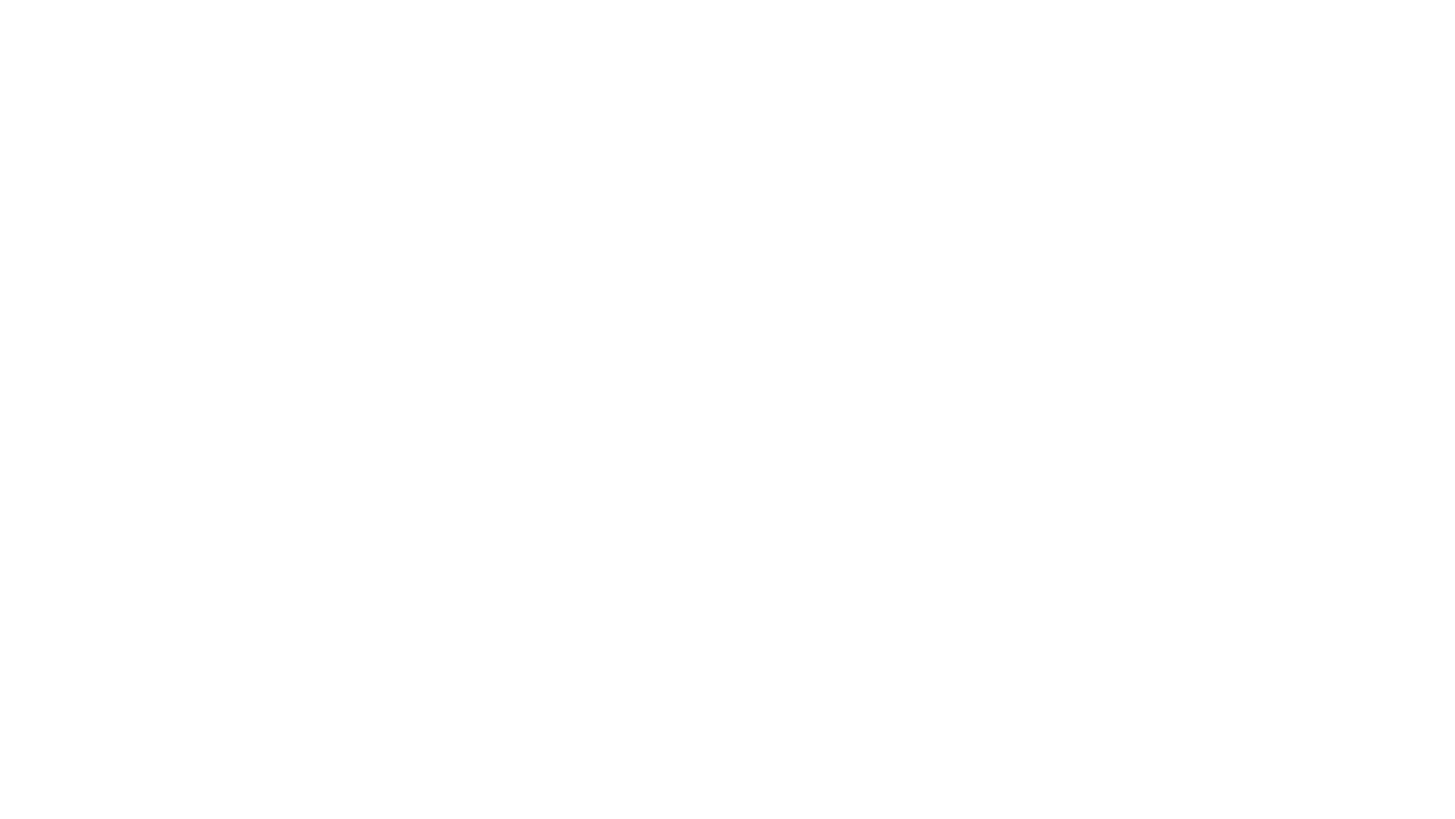
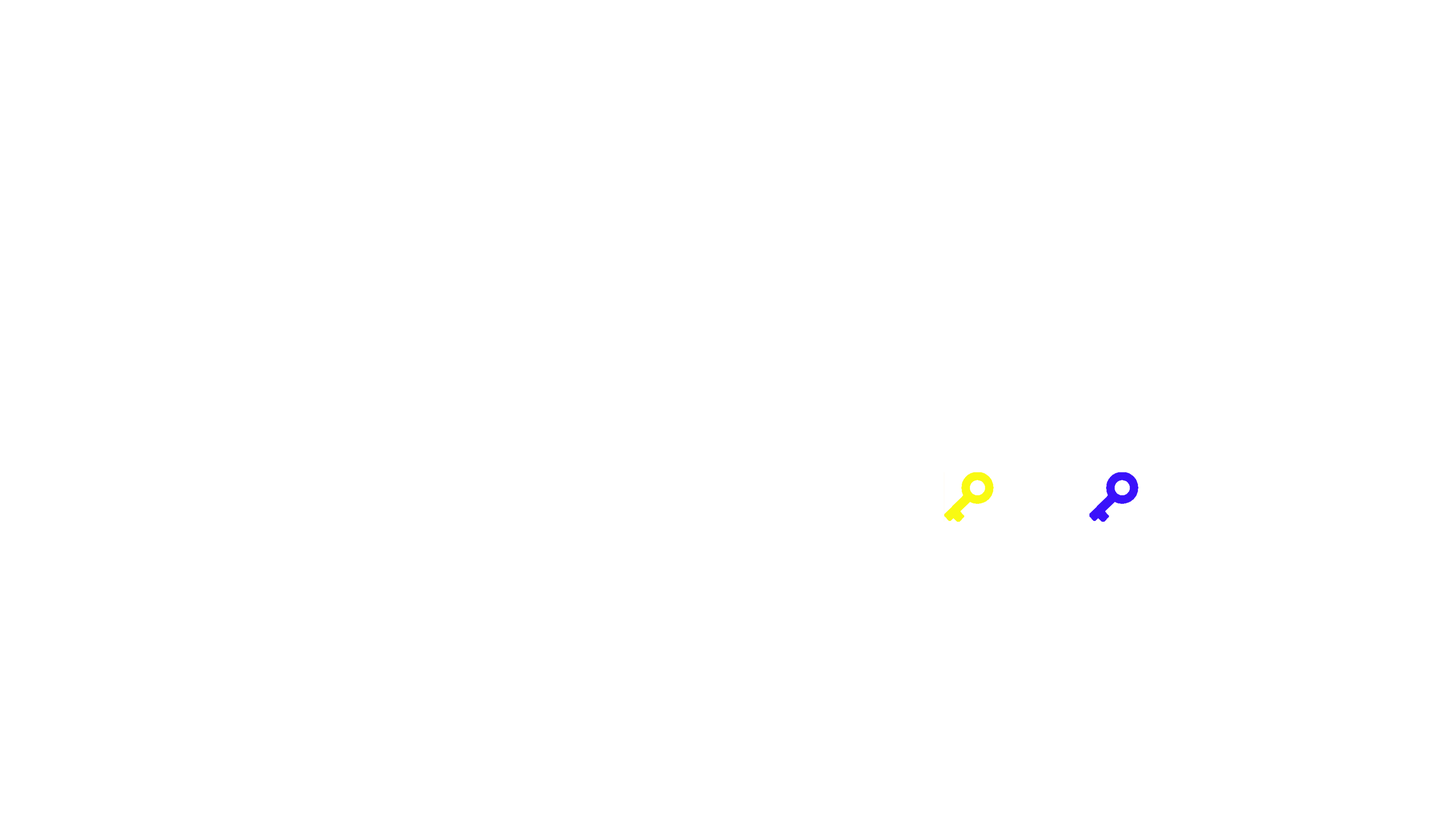
Two versions of the same layered image (1455x819). Layer-by-layer changes:
added layer "key" (1st of 2) above "key" over [1089, 471, 1139, 522]
added layer "key" (2nd of 2) above "Inventory" over [944, 471, 995, 522]
